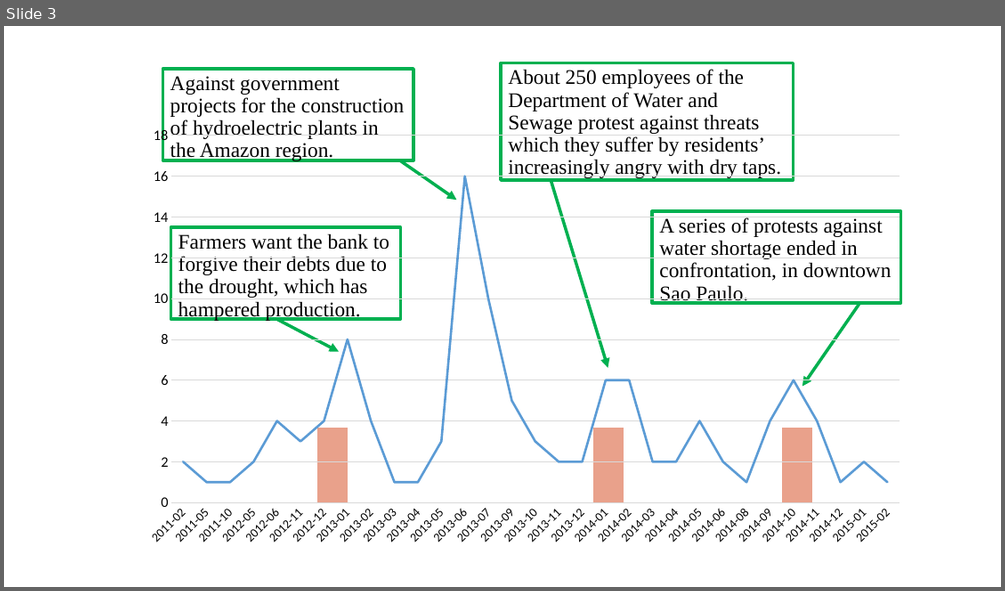
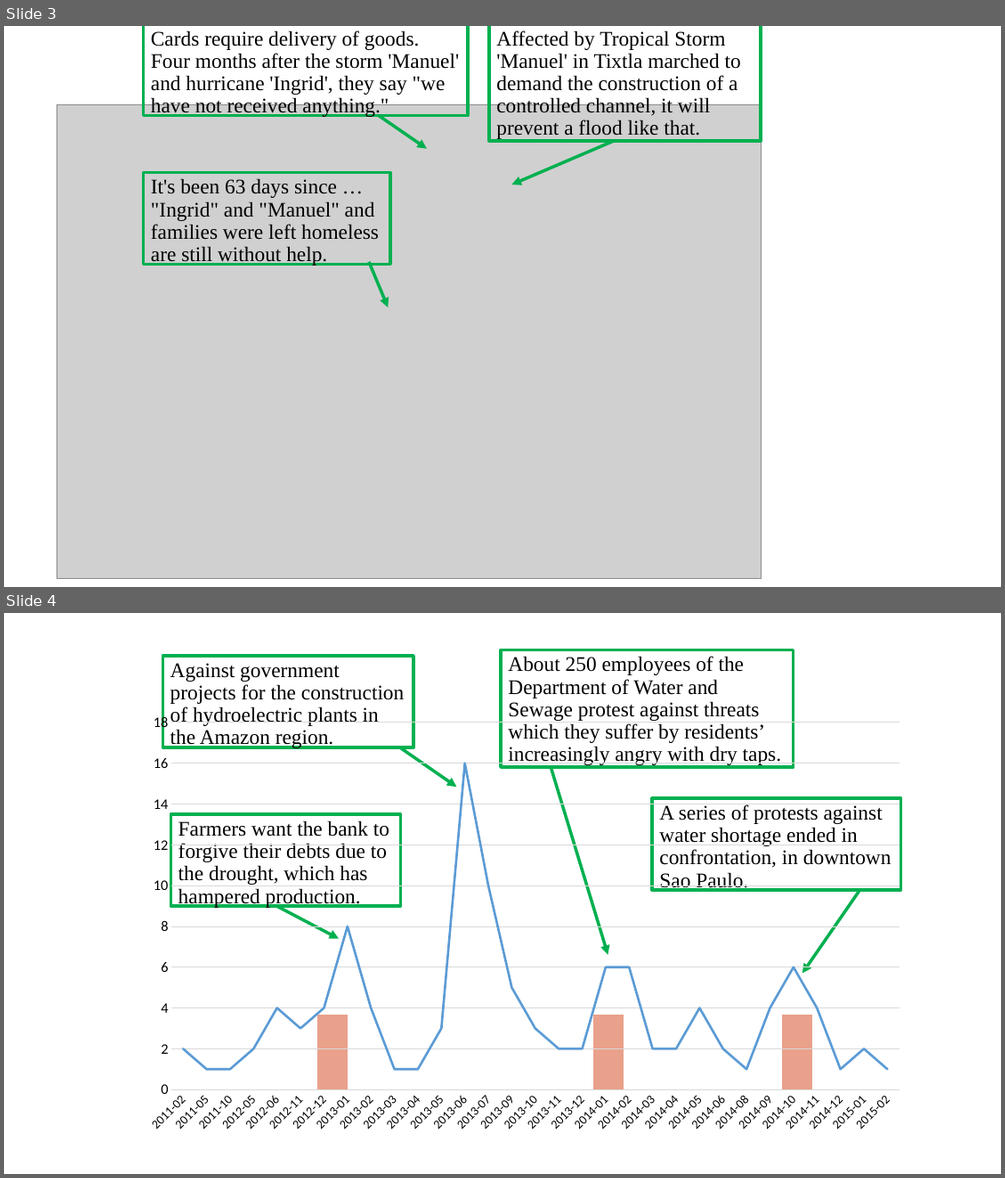
Before and after one commit to fangjin/PNAS-climate, a slide deck: figures/source-code-plot/timeseries-frame.pptx. Shown one above the other, each under a label of ours: slide 3 before the commit, slides 3 and 4 after it. The pictures are 1005x591 and 1005x1178 pixels, drawn with LibreOffice and Linux fonts; fonts in the diff are those of the drawing; grey boxes stand for pictures. Boxes give left, top, right and bottom in pixels: in the first picture for what was removed or moved away, otherwise in the second. Text is boxed around its words. In the diff, an @@ line names an element or a change of style, - is before the commit and + after.

```diff
--- a/figures/source-code-plot/timeseries-frame.pptx
+++ b/figures/source-code-plot/timeseries-frame.pptx
@@ slide 3 added at (x1=4, y1=26, x2=1001, y2=587), background #FFFFFF @@
@@ rectangle added at (x1=143, y1=26, x2=468, y2=115), outline #00B050 3 pt, 20 pt, text #000000 @@
+Cards require delivery of goods. Four months after the storm 'Manuel' and hurricane 'Ingrid', they say "we have not received anything."
@@ rectangle added at (x1=489, y1=26, x2=760, y2=141), outline #00B050 3 pt, 20 pt, text #000000 @@
+Affected by Tropical Storm 'Manuel' in Tixtla marched to demand the construction of a controlled channel, it will prevent a flood like that.
@@ picture added at (x1=57, y1=104, x2=760, y2=579) @@
@@ arrow added from (379, 115) to (427, 149), #00B050 3 pt @@
@@ arrow added from (614, 141) to (512, 184), #00B050 3 pt @@
@@ rectangle added at (x1=143, y1=173, x2=390, y2=264), outline #00B050 3 pt, 20 pt, text #000000 @@
+It's been 63 days since … "Ingrid" and "Manuel" and families were left homeless are still without help.
@@ arrow added from (369, 262) to (388, 307), #00B050 3 pt @@
@@ what was slide 3 is now slide 4 @@
```
Also in this commit, not shown: 2 slides changed, 20 other files.
